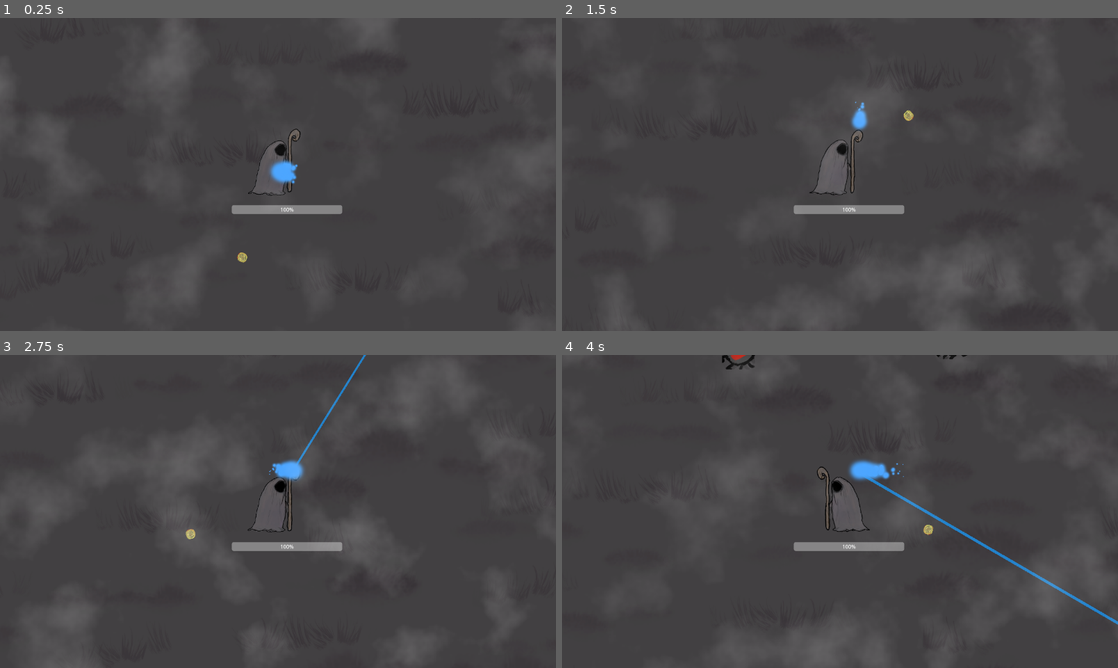
Above: before the commit, frames 1-4 (two rows, left to right).
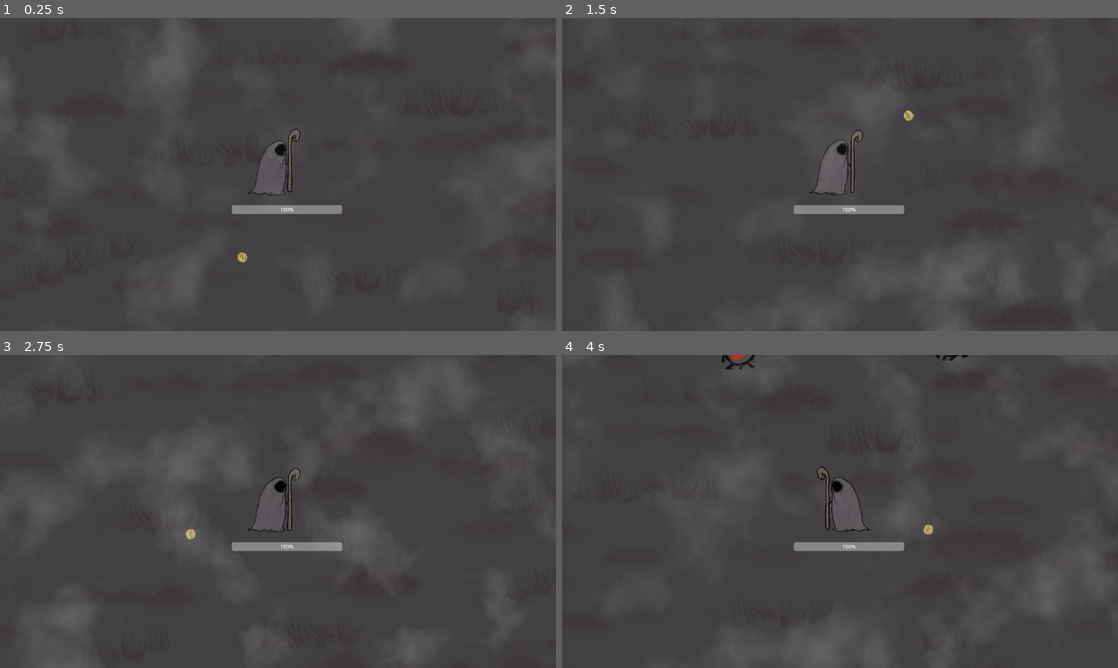
Above: after the commit, the same moments.

Repository: zys37/HandDrawnSurvivors
Game: Godot game, scene res://world.tscn
Two runs of this game, one before a commit and one after it. Both use one fixed random seed, a clock stepped at 60 frames per second and the inputs below.
Inputs (mouse positions are in pixels of both pictures, inside the frame that each line leads up to):
- Up to frame 1 (0.25 s): no input
- Up to frame 2 (1.5 s): move the mouse to (962, 158) at 0.52 s; hold Right (ui_right) 0.53-1.28 s; hold Right mouse button (click) 0.53-1.28 s; move the mouse to (728, 190) at 1.27 s; hold Down (ui_down) from 1.28 s (still down); right-click (728, 190) at 1.35 s
- Up to frame 3 (2.75 s): move the mouse to (333, 442) at 2.02 s; release Down (ui_down) at 2.03 s; hold Right (ui_right) from 2.03 s (still down); hold Right mouse button (click) from 2.03 s (still down)
- Up to frame 4 (4 s): move the mouse to (812, 574) at 2.77 s; release Right (ui_right) at 2.78 s; release Right mouse button (click) at 2.78 s; hold Up (ui_up) 2.78-3.53 s; right-click (812, 574) at 2.85 s; move the mouse to (1006, 558) at 3.52 s; hold Left (ui_left) from 3.53 s (still down); hold Right mouse button (click) from 3.53 s (still down)

The runs differ from the first frame. In frame 1, 0.3% of the frame differs, in the area x 48-54%, y 45-54%; in frame 2, 0.2%; in frame 3, 0.5%; in frame 4, 1.0%, in the area x 51-100%, y 0-87%.

Commit message:
laser figured out
added working laser

Diff:
--- a/Character.tscn
+++ b/Character.tscn
@@ -4,7 +4,7 @@
 [ext_resource type="Texture2D" uid="uid://b2203kxapanmp" path="res://Character/mage_idle_outline.png" id="2_c8nmf"]
 [ext_resource type="Texture2D" uid="uid://blt5dxd0aqo42" path="res://Character/mage_walking_outline_colored.png" id="3_qjmdn"]
 [ext_resource type="PackedScene" uid="uid://clubpcgjbs08s" path="res://Spell.tscn" id="4_0dwno"]
-[ext_resource type="PackedScene" uid="uid://f4f3euy2ir7y" path="res://laser.tscn" id="5_lgyts"]
+[ext_resource type="PackedScene" uid="uid://vm5afcc1tl8c" path="res://napierdzielator.tscn" id="6_v43wm"]
 
 [sub_resource type="AtlasTexture" id="AtlasTexture_3yckm"]
 atlas = ExtResource("2_c8nmf")
@@ -202,6 +202,9 @@
 sprite_frames = SubResource("SpriteFrames_rqd3y")
 animation = &"Walking"
 
+[node name="Node2D3" parent="Hero" instance=ExtResource("6_v43wm")]
+position = Vector2(48, -126)
+
 [node name="Camera2D" type="Camera2D" parent="."]
 
 [node name="Timer" type="Timer" parent="."]
@@ -230,14 +233,12 @@
 shape = SubResource("CapsuleShape2D_iubwa")
 
 [node name="CollisionShape2D" type="CollisionShape2D" parent="."]
+visible = false
 position = Vector2(-25, 21)
 shape = SubResource("CircleShape2D_hd8hc")
 
 [node name="attack_cooldown" type="Timer" parent="."]
 wait_time = 0.5
-
-[node name="Node2D2" parent="." instance=ExtResource("5_lgyts")]
-position = Vector2(49, -125)
 
 [connection signal="timeout" from="Timer" to="." method="_on_timer_timeout"]
 [connection signal="body_entered" from="Area2D" to="." method="_on_area_2d_body_entered"]
--- a/Eye_Enemy.tscn
+++ b/Eye_Enemy.tscn
@@ -89,7 +89,7 @@
 }]
 
 [sub_resource type="CircleShape2D" id="CircleShape2D_5ldc3"]
-radius = 100.885
+radius = 146.818
 
 [node name="eye_enemy" type="CharacterBody2D" groups=["enemy"]]
 script = ExtResource("2_4ryp2")
--- /dev/null
+++ b/Marker2D.gd
@@ -0,0 +1,11 @@
+extends Marker2D
+
+
+# Called when the node enters the scene tree for the first time.
+func _ready():
+	pass # Replace with function body.
+
+
+# Called every frame. 'delta' is the elapsed time since the previous frame.
+func _process(delta):
+	pass
--- a/global.gd
+++ b/global.gd
@@ -16,6 +16,8 @@
 var player_speed = 300
 var wait_time = 0.35
 var upgrade_chosen = false
-var multishot_damage = 1
-var spell_damage = 1
-var laser_cooldown = 3
+var multishot_damage = 0.1
+var spell_damage = 0
+var laser_cooldown = 5
+var laser_duration = 0.5
+var laser_damage = 5
--- a/laser.gd
+++ b/laser.gd
@@ -1,43 +1,55 @@
-extends Node2D
+extends RayCast2D
 
-const maxrange = 5000
-var based_width = 5
-var widthy = based_width
-var shoot = false
-@onready var collision = $RayCast2D/Line2D/StaticBody2D/CollisionShape2D
-# Called when the node enters the scene tree for the first time.
+@onready var casting_particles: GPUParticles2D = $CastingParticles
+@onready var collision_particles_2: GPUParticles2D = $CollisionParticles2
+@onready var beam_particle_2d: GPUParticles2D = $BeamParticle2D
+var is_casting: bool = false :
+	set(value):
+		is_casting = value
+		$BeamParticles2D.emitting = is_casting
+		$CastingParticles.emitting = is_casting
+		if is_casting:
+			appear()
+			$shoot.start()
+		else:
+			$CollisionParticles.emitting = false
+			disappear()
+		set_physics_process(is_casting)
+func bigger_spell():
+	$".".scale.x=global.spell_scale
+	$".".scale.y=global.spell_scale
 func _ready():
-	$RayCast2D/CastingParticles.emitting = false
-	$RayCast2D/BeamParticles2D.emitting = false
+	is_casting = false
 
-# Called every frame. 'delta' is the elapsed time since the previous frame.
-func _process(delta):
-	$RayCast2D/Line2D.width = widthy
-	var mouse_position = get_local_mouse_position()
-	var max_cast_to = mouse_position.normalized()*maxrange
-	$RayCast2D.target_position = max_cast_to
+func _physics_process(delta: float) -> void:
+	$is_shooting.wait_time = global.laser_cooldown
+	$shoot.wait_time = global.laser_duration
+	var cast_point := target_position
+	force_raycast_update()
+	$CollisionParticles.emitting = is_colliding()
+	if is_colliding():
+		cast_point = to_local(get_collision_point())
+		$CollisionParticles.global_rotation = get_collision_normal().angle()
+		$CollisionParticles.position = cast_point
+	$Line2D.points[1] = cast_point
+	$BeamParticles2D.position = cast_point * 0.5
+	$BeamParticles2D.process_material.emission_box_extents.x = cast_point.length() * 0.5
+func appear() -> void:
+	$Line2D/StaticBody2D/CollisionShape2D.disabled = false
+	var tween = create_tween()
+	tween.tween_property($Line2D, "width", 3.0, 0.2)
+func disappear() -> void:
+	$Line2D/StaticBody2D/CollisionShape2D.disabled = true
+	var tween = create_tween()
+	tween.tween_property($Line2D, "width", 0, 0.1)
 
-	if $RayCast2D.is_colliding():
-		$Reference.global_position = $RayCast2D.get_collision_point()
-		$RayCast2D/Line2D.set_point_position(1,$RayCast2D/Line2D.to_local($Reference.global_position))
-	else:
-		$Reference.global_position = $RayCast2D.target_position
-		$RayCast2D/Line2D.points[1] = $Reference.global_position
-		$RayCast2D/BeamParticles2D.position = $Reference.global_position
-		$RayCast2D/BeamParticles2D.process_material.emission_box_extents.x = $Reference.global_position.length()
-	if shoot == true:
-		collision.shape.b = $RayCast2D/Line2D.points[1]
-		collision.disabled = false
-		$RayCast2D/Line2D.visible = true
-	else:
-		collision.shape.b = Vector2.ZERO
-		collision.disabled = true
-		$RayCast2D/Line2D.visible = false
-	if Input.is_action_pressed("click"):
-		shoot = true
-		$RayCast2D/BeamParticles2D.emitting = true
-		$RayCast2D/CastingParticles.emitting = true
-	else:
-		shoot = false
-		$RayCast2D/CastingParticles.emitting = false
-		$RayCast2D/BeamParticles2D.emitting = false
+
+func _on_timer_timeout():
+	is_casting = true
+func _on_shoot_timeout():
+	is_casting = false
+
+
+func _on_static_body_2d_body_entered(body):
+	if body.has_method("dmg_taken"):
+		body.dmg_taken(global.laser_damage)
--- a/laser.tscn
+++ b/laser.tscn
@@ -2,6 +2,10 @@
 
 [ext_resource type="Script" path="res://laser.gd" id="1_f6acx"]
 [ext_resource type="Texture2D" uid="uid://c7xiwwgfnaf0u" path="res://Graphics/glowing_circle.png" id="2_g4wxs"]
+
+[sub_resource type="SegmentShape2D" id="SegmentShape2D_0ldhr"]
+a = Vector2(4538.76, 1)
+b = Vector2(-19.5, 0)
 
 [sub_resource type="Gradient" id="Gradient_3ek0j"]
 offsets = PackedFloat32Array(0.991803)
@@ -25,19 +29,6 @@
 scale_curve = SubResource("CurveTexture_hlrmb")
 color_ramp = SubResource("GradientTexture1D_m17h6")
 
-[sub_resource type="SegmentShape2D" id="SegmentShape2D_0ldhr"]
-a = Vector2(19.5, 0)
-b = Vector2(-19.5, 0)
-
-[sub_resource type="ParticleProcessMaterial" id="ParticleProcessMaterial_kjjj0"]
-particle_flag_disable_z = true
-emission_shape = 3
-emission_box_extents = Vector3(1, 1, 1)
-gravity = Vector3(0, 98, 0)
-tangential_accel_min = 100.0
-tangential_accel_max = 1000.0
-scale_min = 0.25
-
 [sub_resource type="ParticleProcessMaterial" id="ParticleProcessMaterial_jdulm"]
 particle_flag_disable_z = true
 initial_velocity_min = 125.0
@@ -46,66 +37,76 @@
 scale_curve = SubResource("CurveTexture_hlrmb")
 color_ramp = SubResource("GradientTexture1D_m17h6")
 
+[sub_resource type="ParticleProcessMaterial" id="ParticleProcessMaterial_kjjj0"]
+emission_shape = 3
+emission_box_extents = Vector3(1, 1, 1)
+gravity = Vector3(0, 98, 0)
+tangential_accel_min = 200.0
+tangential_accel_max = 800.0
+scale_min = 0.25
+
 [sub_resource type="Environment" id="Environment_4kf6u"]
 background_mode = 3
 glow_enabled = true
+glow_levels/4 = 1.0
 glow_intensity = 1.0
 glow_strength = 1.55
 glow_blend_mode = 0
 glow_hdr_luminance_cap = 2.0
 
-[node name="Node2D" type="Node2D"]
+[node name="RayCast2D" type="RayCast2D"]
+position = Vector2(193, 184)
+target_position = Vector2(429, 0)
 script = ExtResource("1_f6acx")
 
-[node name="Reference" type="Sprite2D" parent="."]
-position = Vector2(0, -1)
+[node name="Line2D" type="Line2D" parent="."]
+visible = false
+position = Vector2(-10.0545, -1)
+scale = Vector2(0.0945536, 1.9)
+points = PackedVector2Array(0, 0, 4569.41, 0)
+default_color = Color(0.14419, 0.507946, 0.799872, 1)
 
-[node name="CollisionParticles" type="GPUParticles2D" parent="Reference"]
-position = Vector2(-1, 0)
-amount = 25
+[node name="StaticBody2D" type="Area2D" parent="Line2D"]
+position = Vector2(0.576439, 0)
+scale = Vector2(1, 0.526316)
+
+[node name="CollisionShape2D" type="CollisionShape2D" parent="Line2D/StaticBody2D"]
+position = Vector2(19.5, 0)
+scale = Vector2(1, 1)
+shape = SubResource("SegmentShape2D_0ldhr")
+
+[node name="CollisionParticles" type="GPUParticles2D" parent="."]
+position = Vector2(-1, -1)
+amount = 500
 process_material = SubResource("ParticleProcessMaterial_0bdrq")
 texture = ExtResource("2_g4wxs")
 lifetime = 0.3
+
+[node name="CastingParticles" type="GPUParticles2D" parent="."]
+position = Vector2(-10, -1)
+amount = 500
+process_material = SubResource("ParticleProcessMaterial_jdulm")
+texture = ExtResource("2_g4wxs")
+lifetime = 0.3
+
+[node name="BeamParticles2D" type="GPUParticles2D" parent="."]
+position = Vector2(-1, -1)
+amount = 250
+process_material = SubResource("ParticleProcessMaterial_kjjj0")
+texture = ExtResource("2_g4wxs")
+lifetime = 0.7
+speed_scale = 3.0
+
+[node name="WorldEnvironment" type="WorldEnvironment" parent="."]
+environment = SubResource("Environment_4kf6u")
 
 [node name="is_shooting" type="Timer" parent="."]
 wait_time = 3.0
 autostart = true
 
 [node name="shoot" type="Timer" parent="."]
-wait_time = 0.4
-one_shot = true
+wait_time = 0.5
 
-[node name="RayCast2D" type="RayCast2D" parent="."]
-position = Vector2(-1, -1)
-target_position = Vector2(429, 0)
-
-[node name="Line2D" type="Line2D" parent="RayCast2D"]
-position = Vector2(-1.66666, 0)
-scale = Vector2(0.833333, 1.9)
-points = PackedVector2Array(0, 0, 40, 0)
-default_color = Color(0.14419, 0.507946, 0.799872, 1)
-
-[node name="StaticBody2D" type="Area2D" parent="RayCast2D/Line2D"]
-scale = Vector2(1, 0.526316)
-
-[node name="CollisionShape2D" type="CollisionShape2D" parent="RayCast2D/Line2D/StaticBody2D"]
-position = Vector2(19.5, 0)
-shape = SubResource("SegmentShape2D_0ldhr")
-
-[node name="BeamParticles2D" type="GPUParticles2D" parent="RayCast2D"]
-amount = 1000
-process_material = SubResource("ParticleProcessMaterial_kjjj0")
-texture = ExtResource("2_g4wxs")
-lifetime = 0.3
-
-[node name="CastingParticles" type="GPUParticles2D" parent="RayCast2D"]
-amount = 25
-process_material = SubResource("ParticleProcessMaterial_jdulm")
-texture = ExtResource("2_g4wxs")
-lifetime = 0.3
-
-[node name="WorldEnvironment" type="WorldEnvironment" parent="RayCast2D"]
-environment = SubResource("Environment_4kf6u")
-
-[connection signal="timeout" from="is_shooting" to="RayCast2D" method="_on_timer_timeout"]
-[connection signal="timeout" from="shoot" to="RayCast2D" method="_on_shoot_timeout"]
+[connection signal="body_entered" from="Line2D/StaticBody2D" to="." method="_on_static_body_2d_body_entered"]
+[connection signal="timeout" from="is_shooting" to="." method="_on_timer_timeout"]
+[connection signal="timeout" from="shoot" to="." method="_on_shoot_timeout"]
--- /dev/null
+++ b/napierdzielator.tscn
@@ -0,0 +1,59 @@
+[gd_scene load_steps=6 format=3 uid="uid://vm5afcc1tl8c"]
+
+[ext_resource type="Script" path="res://Marker2D.gd" id="1_gsqha"]
+[ext_resource type="PackedScene" uid="uid://f4f3euy2ir7y" path="res://laser.tscn" id="2_b6vh8"]
+
+[sub_resource type="Animation" id="Animation_6wc8i"]
+resource_name = "new_animation"
+length = 4.0
+loop_mode = 1
+tracks/0/type = "value"
+tracks/0/imported = false
+tracks/0/enabled = true
+tracks/0/path = NodePath(".:rotation")
+tracks/0/interp = 1
+tracks/0/loop_wrap = true
+tracks/0/keys = {
+"times": PackedFloat32Array(0, 1, 2, 2.98, 3.99),
+"transitions": PackedFloat32Array(1, 1, 1, 1, 1),
+"update": 0,
+"values": [0.0, -1.5708, -3.14159, -1.5708, 0.0]
+}
+
+[sub_resource type="Animation" id="Animation_rs8jj"]
+length = 0.001
+tracks/0/type = "value"
+tracks/0/imported = false
+tracks/0/enabled = true
+tracks/0/path = NodePath(".:rotation")
+tracks/0/interp = 1
+tracks/0/loop_wrap = true
+tracks/0/keys = {
+"times": PackedFloat32Array(0),
+"transitions": PackedFloat32Array(1),
+"update": 0,
+"values": [0.0]
+}
+
+[sub_resource type="AnimationLibrary" id="AnimationLibrary_xsj3k"]
+_data = {
+"RESET": SubResource("Animation_rs8jj"),
+"new_animation": SubResource("Animation_6wc8i")
+}
+
+[node name="Node2D" type="Node2D"]
+position = Vector2(470, 255)
+
+[node name="Marker2D" type="Marker2D" parent="."]
+position = Vector2(-6.10352e-05, 0)
+script = ExtResource("1_gsqha")
+
+[node name="AnimationPlayer" type="AnimationPlayer" parent="Marker2D"]
+libraries = {
+"": SubResource("AnimationLibrary_xsj3k")
+}
+autoplay = "new_animation"
+speed_scale = 0.5
+
+[node name="RayCast2D" parent="Marker2D" instance=ExtResource("2_b6vh8")]
+position = Vector2(4.57764e-05, 6.10352e-05)
--- a/player.gd
+++ b/player.gd
@@ -44,9 +44,11 @@
 	if Input.is_action_pressed("ui_left"):
 		direction.x = -1
 		$Hero.flip_h = true
+		$Hero/Node2D3.position.x = -54
 	elif Input.is_action_pressed("ui_right"):
 		direction.x = 1
 		$Hero.flip_h = false
+		$Hero/Node2D3.position.x = 48
 
 	if direction.length() > 0:
 		direction = direction.normalized()
--- a/tentacle_enemy.tscn
+++ b/tentacle_enemy.tscn
@@ -89,6 +89,7 @@
 }]
 
 [sub_resource type="CircleShape2D" id="CircleShape2D_xtqh8"]
+radius = 18.2483
 
 [node name="CharacterBody2D" type="CharacterBody2D" groups=["enemy"]]
 script = ExtResource("1_5v586")
@@ -100,5 +101,5 @@
 frame_progress = 0.215084
 
 [node name="CollisionShape2D" type="CollisionShape2D" parent="."]
-position = Vector2(0, -13)
+position = Vector2(0, -23)
 shape = SubResource("CircleShape2D_xtqh8")
--- /dev/null
+++ b/test_sciana.tscn
@@ -0,0 +1,16 @@
+[gd_scene load_steps=3 format=3 uid="uid://d2124m56xjmdl"]
+
+[ext_resource type="Texture2D" uid="uid://dcj80nuln10kk" path="res://icon.svg" id="1_tuq1n"]
+
+[sub_resource type="RectangleShape2D" id="RectangleShape2D_h54pe"]
+size = Vector2(111.5, 118)
+
+[node name="Node2D" type="StaticBody2D"]
+
+[node name="CollisionShape2D" type="CollisionShape2D" parent="."]
+position = Vector2(649.25, 460)
+shape = SubResource("RectangleShape2D_h54pe")
+
+[node name="Sprite2D" type="Sprite2D" parent="CollisionShape2D"]
+position = Vector2(-0.25, 0)
+texture = ExtResource("1_tuq1n")
--- a/upgrades.gd
+++ b/upgrades.gd
@@ -32,11 +32,11 @@
 	if $"Left Upgrade".text == upgrades[3]:
 		global.xp_gain+=1
 	if $"Left Upgrade".text == upgrades[4]:
-		global.wait_time-=0.3
+		global.wait_time-=0.1
 	if $"Left Upgrade".text == upgrades[5]:
 		global.is_multishot_taken = true
 	if $"Left Upgrade".text == upgrades[5] and global.is_multishot_taken == true:
-		global.multishot_damage+=0.25
+		global.multishot_damage+=0.2
 	global.upgrade_chosen = true
 	get_tree().paused = false
 
@@ -52,10 +52,10 @@
 	if $"Right Upgrade".text == upgrades[3]:
 		global.xp_gain+=1
 	if $"Right Upgrade".text == upgrades[4]:
-		global.wait_time-=0.3
+		global.wait_time-=0.1
 	if $"Right Upgrade".text == upgrades[5]:
 		global.is_multishot_taken = true
 	if $"Right Upgrade".text == upgrades[5] and global.is_multishot_taken == true:
-		global.multishot_damage+=0.25
+		global.multishot_damage+=0.2
 	global.upgrade_chosen = true
 	get_tree().paused = false
--- a/weird_enemy.tscn
+++ b/weird_enemy.tscn
@@ -96,8 +96,8 @@
 }]
 
 [sub_resource type="CapsuleShape2D" id="CapsuleShape2D_0j13v"]
-radius = 7.0
-height = 24.0
+radius = 18.0
+height = 46.0
 
 [node name="CharacterBody2D" type="CharacterBody2D" groups=["enemy"]]
 script = ExtResource("1_vk3ag")
